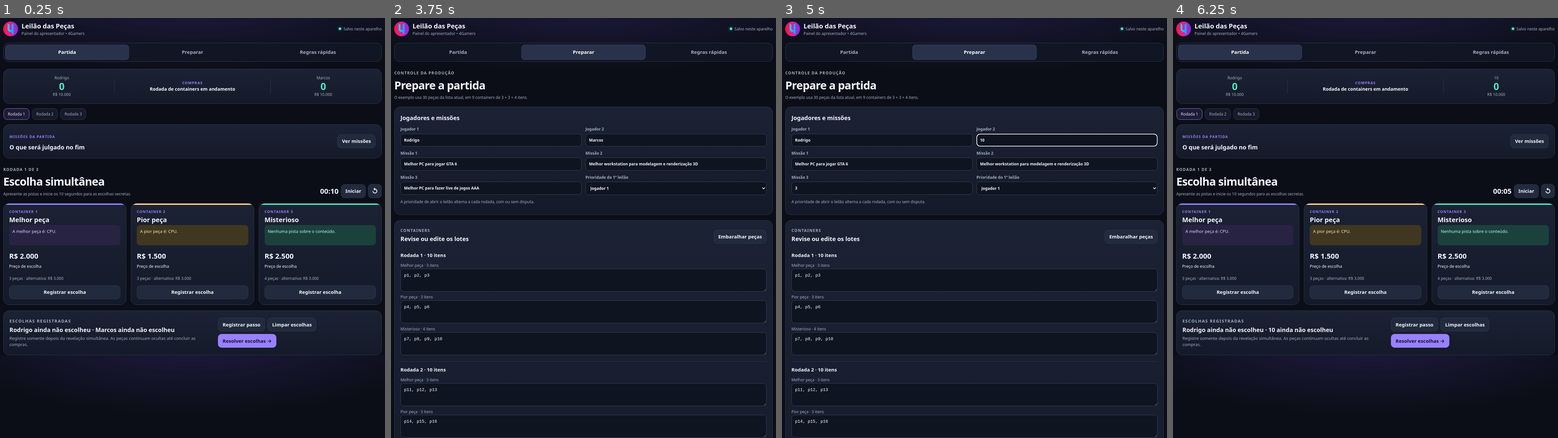
Above: before the commit, frames 1-4 (left to right).
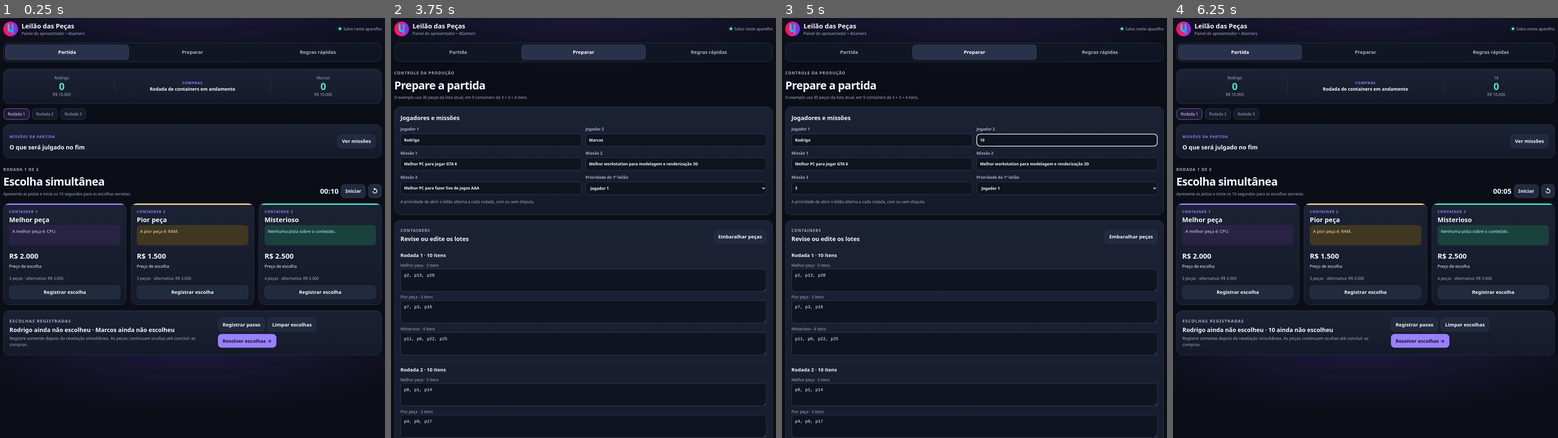
Above: after the commit, the same moments.

Repository: fd4gm/Jogos4Gamers
Game: browser game, page games/leilao-das-pecas/index.html
The game is run twice, just before and just after one commit, with the same random seed, the same clock (stepped at 60 frames per second) and the same inputs.
Inputs (mouse positions are in pixels of both pictures, inside the frame that each line leads up to):
- Up to frame 1 (0.25 s): no input
- Up to frame 2 (3.75 s): click "Iniciar" at 0.27 s; click "Registrar escolha" at 1.27 s; click "Iniciar" at 1.87 s; click "Registrar passo" at 2.47 s; click "Regras rápidas" at 3.07 s; click "Preparar" at 3.67 s
- Up to frame 3 (5 s): click (882, 190) at 4.27 s; type "3" at 4.27 s; tap Enter at 4.3, 4.9 s; click "Melhor PC para jogar GTA 6" at 4.77 s; click (1066, 139) at 4.87 s; type "10" at 4.87 s
- Up to frame 4 (6.25 s): click "Partida" at 5.47 s; click "Limpar escolhas" at 6.07 s

The runs differ from the first frame. In frame 1, less than 0.1% of the frame differs, in the area x 43-47%, y 50-52%; in frame 2, 0.1%, in the area x 4-15%, y 60-97%; in frame 3, 0.1%; in frame 4, less than 0.1%.

Commit message:
feat: update makeExample function to improve lot generation logic and item selection

Diff:
--- a/games/leilao-das-pecas/app.js
+++ b/games/leilao-das-pecas/app.js
@@ -7,7 +7,19 @@
 ['Placa-mãe AM5 X670E','Placa-mãe',1900],['Placa-mãe AM4 B550','Placa-mãe',650],['Fonte 850W 80 Plus Gold','Fonte',700] …(319 unchanged characters)…
 ].map((p,i)=>({id:'p'+(i+1),name:p[0],category:p[1],value:p[2]}));
 const deep=x=>JSON.parse(JSON.stringify(x)); const fmt=n=>'R$ '+Number(n||0).toLocaleString('pt-BR');
-function makeExample(){let lots=[];for(let r=0;r<3;r++){let a=parts.slice(r*10,r*10+10);lots.push([{type:'Melhor peça',price:2000,items:a.slice(0,3)},{type:'Pior peça',price:1500,items:a.slice(3,6)},{type:'Misterioso',price:2500,items:a.slice(6,10)}])}return {players:['Rodrigo','Marcos'],missions:['Melhor PC para jogar GTA 6','Melhor workstation para modelagem e renderização 3D','Melhor PC para fazer live de jogos AAA'],priority:0,lots,round:0,phase:'setup',money:[10000,10000],scores:[0,0],inventory:[[],[]],assignments:[{},{}],choices:[null,null],purchases:[[],[],[]],finalMoney:null,judge:0,winners:[]}}
+function makeExample(){let byId=id=>parts.find(p=>p.id===id),lot=ids=>ids.map(byId),lots=[[
+  {type:'Melhor peça',price:2000,items:lot(['p2','p13','p20'])},
+  {type:'Pior peça',price:1500,items:lot(['p7','p3','p16'])},
+  {type:'Misterioso',price:2500,items:lot(['p11','p6','p22','p25'])}
+],[
+  {type:'Melhor peça',price:2000,items:lot(['p8','p1','p14'])},
+  {type:'Pior peça',price:1500,items:lot(['p4','p9','p17'])},
+  {type:'Misterioso',price:2500,items:lot(['p12','p5','p19','p28'])}
+],[
+  {type:'Melhor peça',price:2000,items:lot(['p18','p10','p23'])},
+  {type:'Pior peça',price:1500,items:lot(['p24','p26','p29'])},
+  {type:'Misterioso',price:2500,items:lot(['p15','p21','p27','p30'])}
+]];return {players:['Rodrigo','Marcos'],missions:['Melhor PC para jogar GTA 6','Melhor workstation para modelagem e renderização 3D','Melhor PC para fazer live de jogos AAA'],priority:0,lots,round:0,phase:'setup',money:[10000,10000],scores:[0,0],inventory:[[],[]],assignments:[{},{}],choices:[null,null],purchases:[[],[],[]],finalMoney:null,judge:0,winners:[]}}
 let game;try{game=JSON.parse(localStorage.getItem(KEY))||makeExample()}catch{game=makeExample()}let countdown=null, time=10, buildTime=180, defenseTime=45;
 function save(){localStorage.setItem(KEY,JSON.stringify(game));$('saveStatus').textContent='Salvo neste aparelho'} func …(243 unchanged characters)…
 function categoryHint(lot){if(lot.type==='Misterioso')return 'Nenhuma pista sobre o conteúdo.';let it=lot.type==='Melhor peça'?[...lot.items].sort((a,b)=>b.value-a.value)[0]:[...lot.items].sort((a,b)=>a.value-b.value)[0];return `A ${lot.type.toLowerCase()} é: ${it.category}.`}
